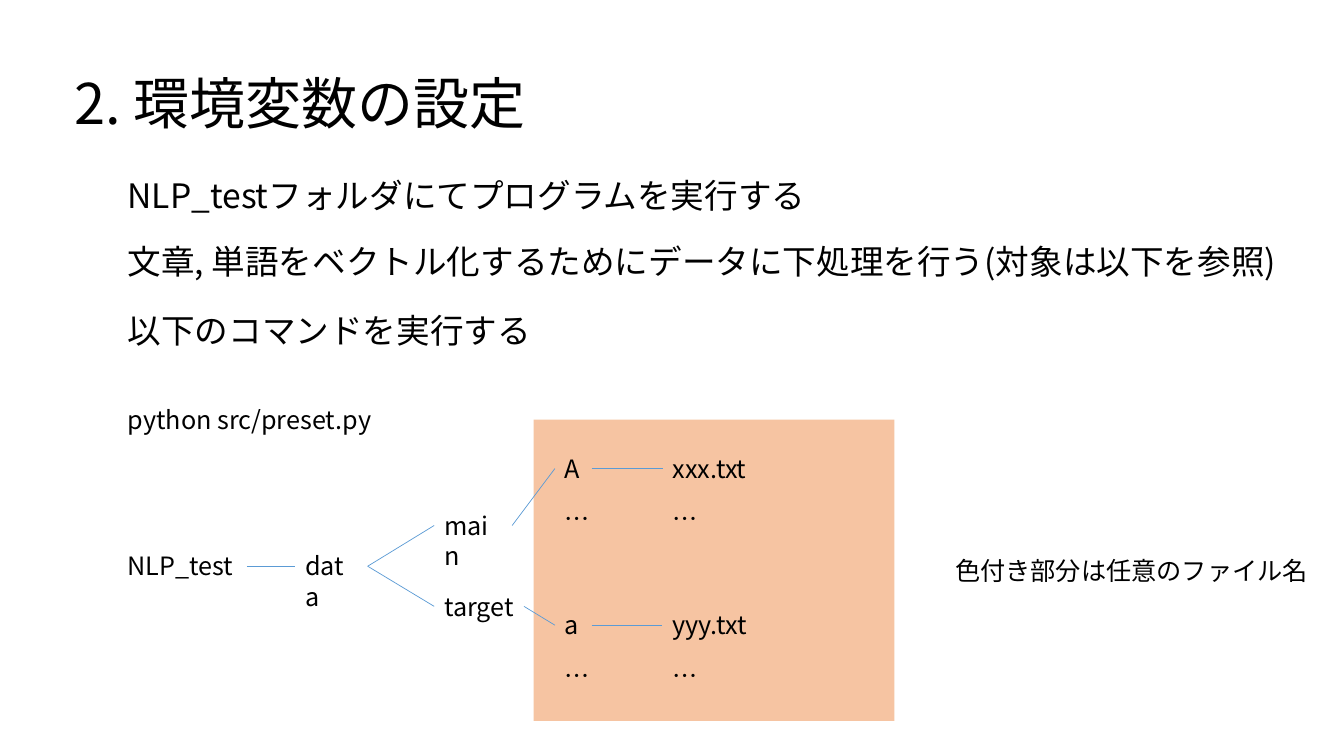
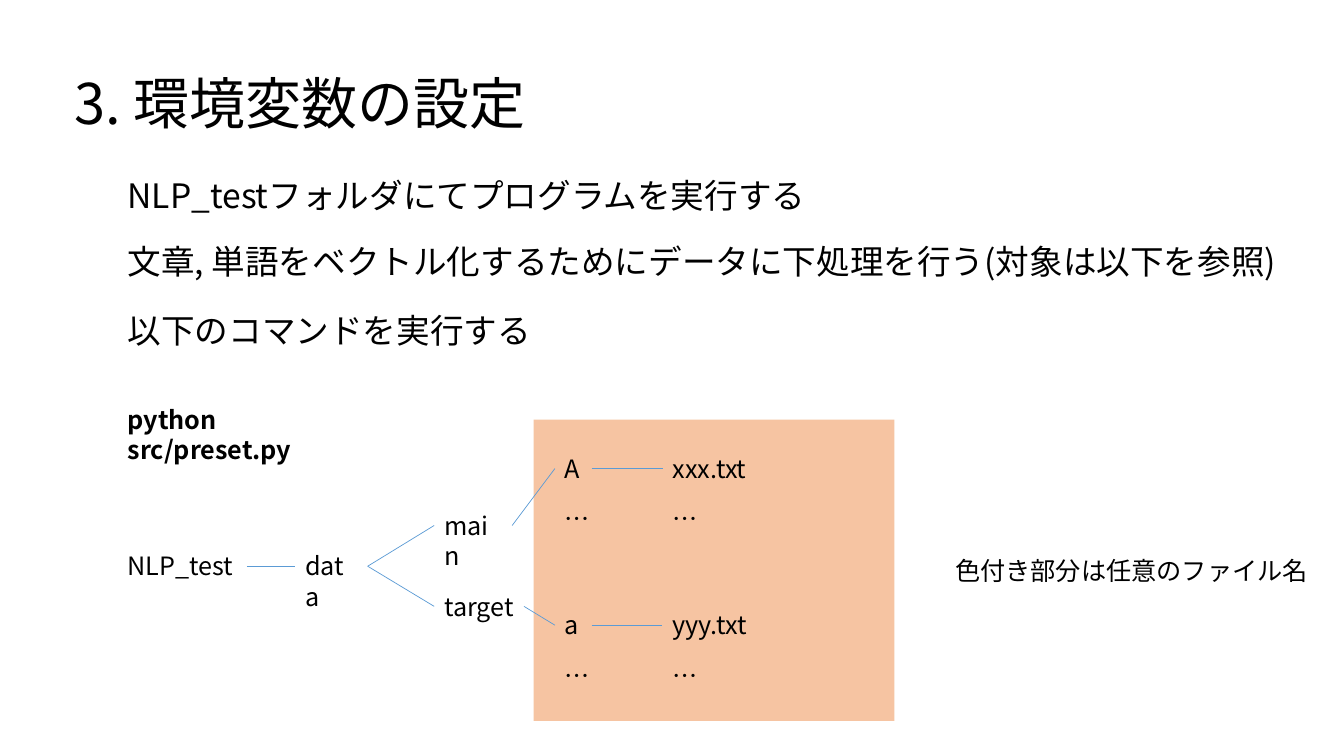
Before and after one commit to satetsu007/NLP_test, a slide deck: slide 5 of doc/Readme.pptx. Drawn at 1344x756 pixels with LibreOffice and Linux fonts; fonts in the diff are those of the drawing. Boxes give left, top, right and bottom in pixels: in the first picture for what was removed or moved away, otherwise in the second. Text is boxed around its words. In the diff, an @@ line names an element or a change of style, - is before the commit and + after.

```diff
--- a/doc/Readme.pptx
+++ b/doc/Readme.pptx
@@ text at (74, 77, 526, 129): text changed @@
-2. 環境変数の設定
+3. 環境変数の設定
@@ text "python src/preset.py" at (128, 409, 292, 465): bold on @@
```
Also in this commit, not shown: 4 other slides changed, 1 slide added, 2 other files.
